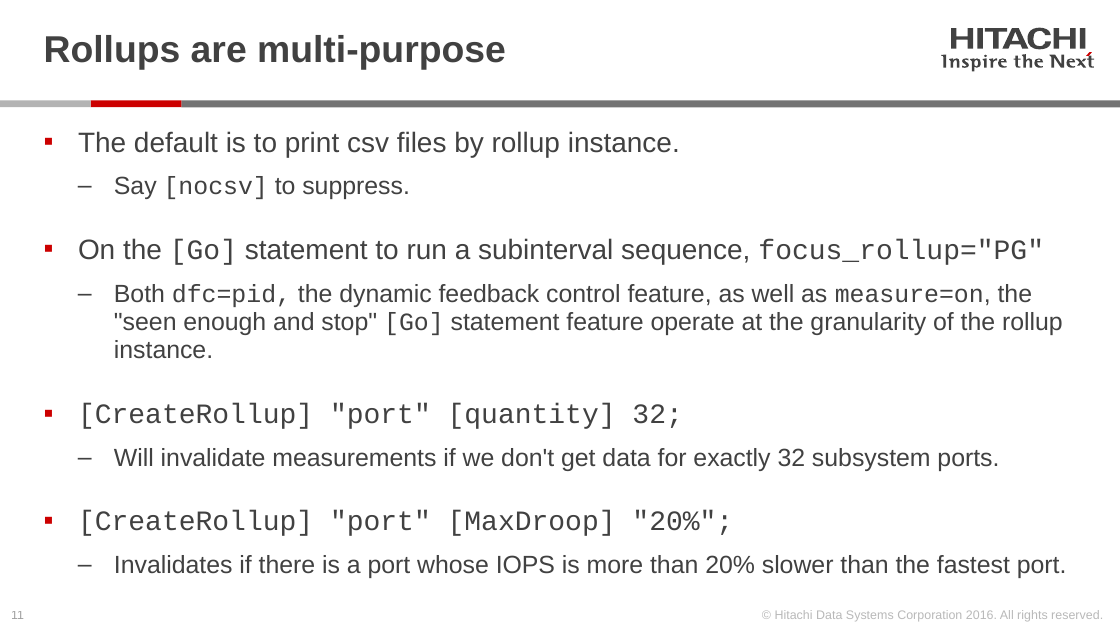
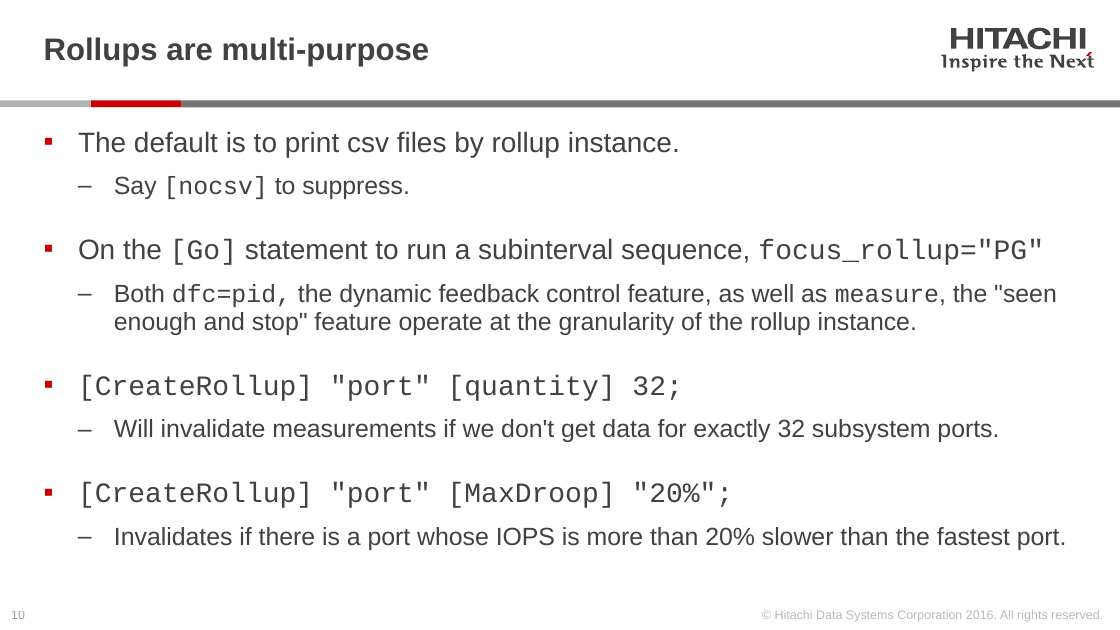
Before and after one commit to Hitachi-Data-Systems/ivy, a slide deck: slide 10 of doc/01.Introduction_to_ivy.pptx (slide 11 before the commit). Drawn at 1120x630 pixels with LibreOffice and Linux fonts; fonts in the diff are those of the drawing. Boxes give left, top, right and bottom in pixels: in the first picture for what was removed or moved away, otherwise in the second. Text is boxed around its words. In the diff, an @@ line names an element or a change of style, - is before the commit and + after.

```diff
--- a/doc/01.Introduction_to_ivy.pptx
+++ b/doc/01.Introduction_to_ivy.pptx
@@ title "Rollups are multi-purpose" at [44,37,430,67]: size 24 to 20 pt @@
@@ text at [114,284,1057,335]: text changed @@
-  ‒ Both dfc=pid, the dynamic feedback control feature, as well as measure=on, the "seen enough and stop" [Go] statement feature operate at the granularity of the rollup instance.
+  ‒ Both dfc=pid, the dynamic feedback control feature, as well as measure, the "seen enough and stop" feature operate at the granularity of the rollup instance.
@@ page number at [11,611,25,619]: text changed @@
-11
+10
```
Also in this commit, not shown: 17 other slides changed, 1 slide added, 2 slides removed, 3 other files.
